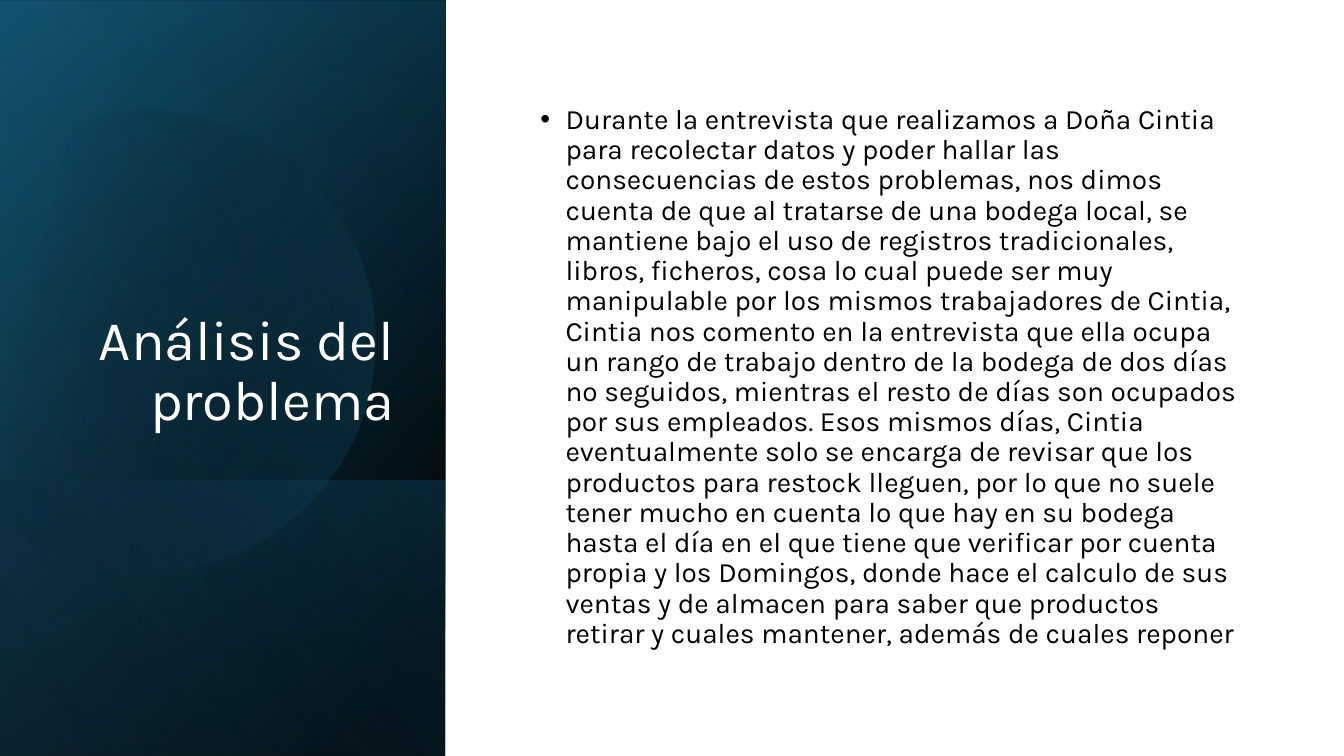
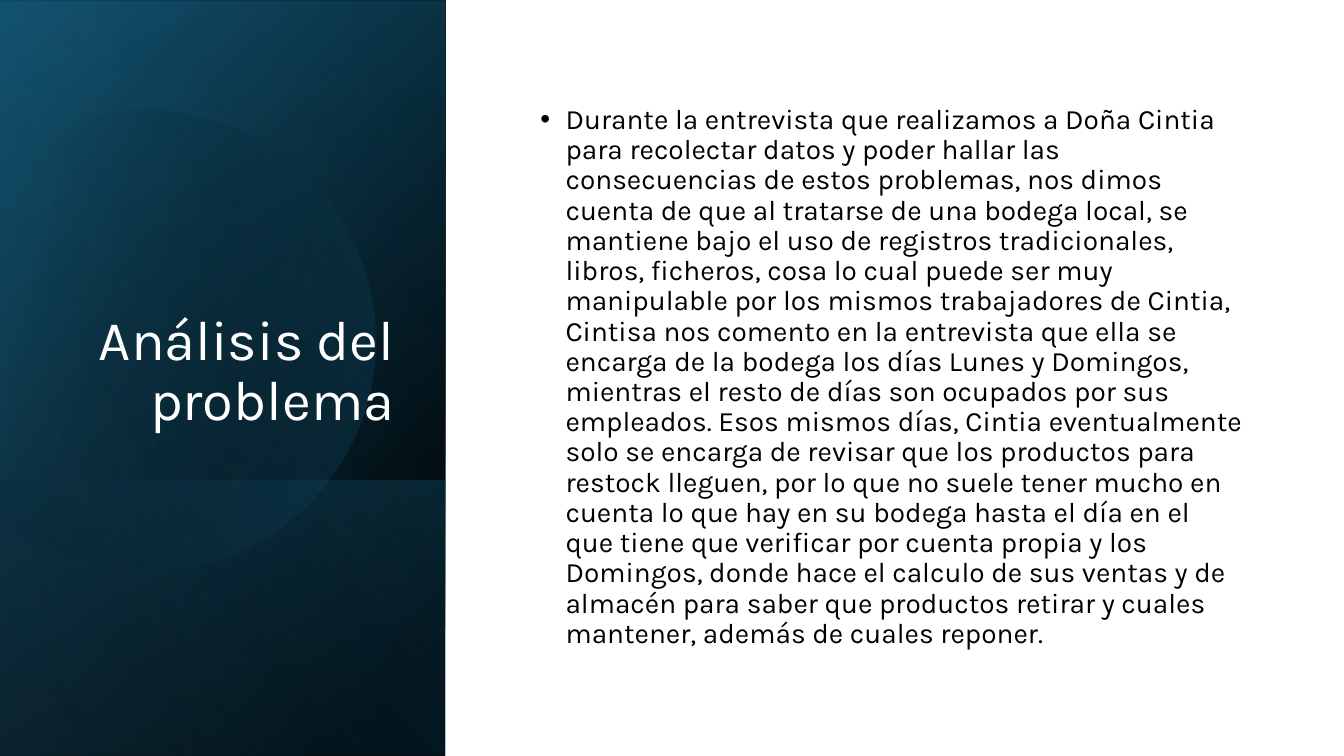
Before and after one commit to Guess2007/FUNDAMENTOS-DE-PROGRAMACION, a slide deck: slide 3 of Caso de la bodega.pptx. Drawn at 1344x756 pixels with LibreOffice and Linux fonts; fonts in the diff are those of the drawing. Boxes give left, top, right and bottom in pixels: in the first picture for what was removed or moved away, otherwise in the second. Text is boxed around its words. In the diff, an @@ line names an element or a change of style, - is before the commit and + after.

```diff
--- a/Caso de la bodega.pptx
+++ b/Caso de la bodega.pptx
@@ text at <box>566,109,1242,650</box>: text changed @@
-• Durante la entrevista que realizamos a Doña Cintia para recolectar datos y poder hallar las consecuencias de estos problemas, nos dimos cuenta de que al tratarse de una bodega local, se mantiene bajo el uso de registros tradicionales, libros, ficheros, cosa lo cual puede ser muy manipulable por los mismos trabajadores de Cintia, Cintia nos comento en la entrevista que ella ocupa un rango de trabajo dentro de la bodega de dos días no seguidos, mientras el resto de días son ocupados por sus empleados. Esos mismos días, Cintia eventualmente solo se encarga de revisar que los productos para restock lleguen, por lo que no suele tener mucho en cuenta lo que hay en su bodega hasta el día en el que tiene que verificar por cuenta propia y los Domingos, donde hace el calculo de sus ventas y de almacen para saber que productos retirar y cuales mantener, además de cuales reponer
+• Durante la entrevista que realizamos a Doña Cintia para recolectar datos y poder hallar las consecuencias de estos problemas, nos dimos cuenta de que al tratarse de una bodega local, se mantiene bajo el uso de registros tradicionales, libros, ficheros, cosa lo cual puede ser muy manipulable por los mismos trabajadores de Cintia, Cintisa nos comento en la entrevista que ella se encarga de la bodega los días Lunes y Domingos, mientras el resto de días son ocupados por sus empleados. Esos mismos días, Cintia eventualmente solo se encarga de revisar que los productos para restock lleguen, por lo que no suele tener mucho en cuenta lo que hay en su bodega hasta el día en el que tiene que verificar por cuenta propia y los Domingos, donde hace el calculo de sus ventas y de almacén para saber que productos retirar y cuales mantener, además de cuales reponer.
```
Also in this commit, not shown: 3 other slides changed, 1 slide added.
